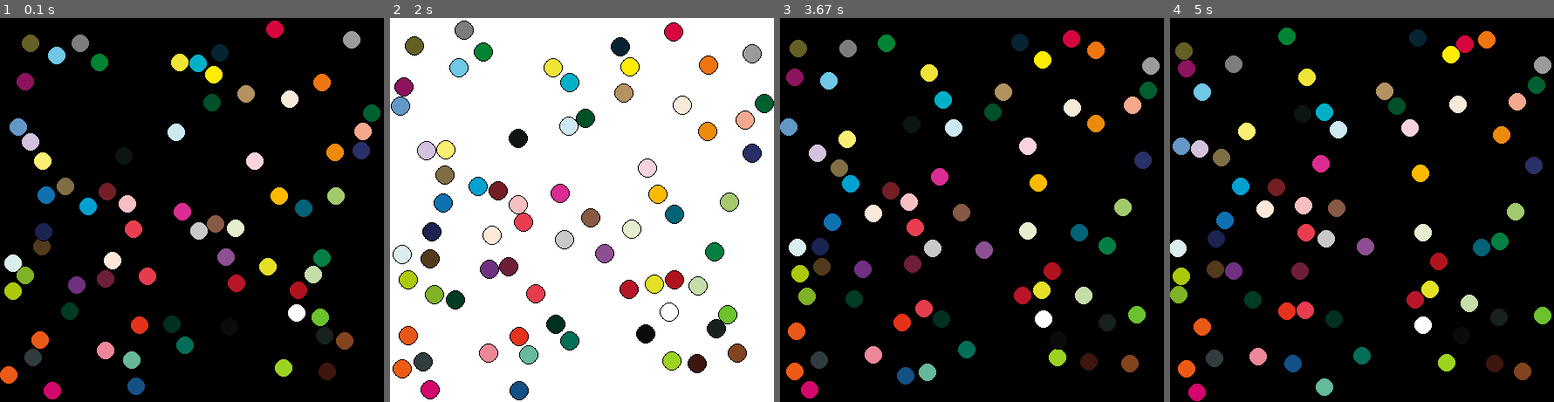
Above: before the commit, frames 1-4 (left to right).
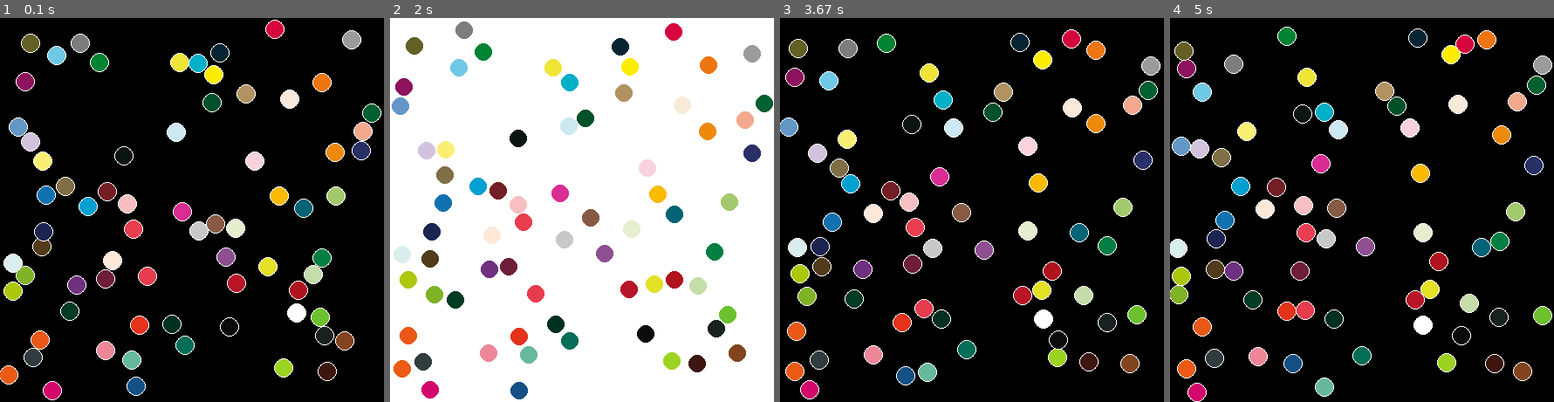
Above: after the commit, the same moments.

Repository: HaylockGrant/python_color_sort
Game: pygame game, started from boidtoy.py
Same seed, same stepped clock (60 frames per second), same inputs: the game is played once before the commit and once after it.
Inputs:
- Up to frame 1 (0.1 s): no input
- Up to frame 2 (2 s): tap Space at 0.33, 0.73, 1.03, 1.23, 1.57, 1.97 s; hold Up 0.67-1.13 s; hold Down 1.17-1.47 s; hold Up 1.5-1.87 s; hold Down from 1.9 s (still down)
- Up to frame 3 (3.67 s): release Down at 2.27 s; hold Up 2.3-2.6 s; tap Space at 2.37, 2.7, 3.03, 3.43 s; hold Down 2.63-2.93 s; hold Up 2.97-3.33 s; hold Down from 3.37 s (still down)
- Up to frame 4 (5 s): release Down at 3.73 s; hold Up 3.77-4.07 s; tap Space at 3.83, 4.17, 4.5, 4.9 s; hold Down 4.1-4.4 s; hold Up 4.43-4.8 s; hold Down from 4.83 s (still down)

The runs differ from the first frame. In frame 1, 2.2% of the frame differs, in the area x 0-100%, y 0-100%; in frame 2, 2.2%; in frame 3, 2.2%; in frame 4, 2.2%.

Commit message:
adjusted invert background feature

Diff:
--- a/boidtoy.py
+++ b/boidtoy.py
@@ -54,6 +54,8 @@
 #main loop
 running = True
 screenfillColor = (0, 0, 0)
+invert = False
+spaceDown = False
 while running:
     #input loop
     for event in pygame.event.get():
@@ -70,7 +72,9 @@
                 #if keyboard space down, draw white
                 if event.key == pygame.K_SPACE:
                     screenfillColor = (255, 255, 255)
-
+                    if(not spaceDown):
+                        invert = not invert
+                    spaceDown = True
                 if event.key == pygame.K_UP:
                     for boy in boids:
                         boy.speedUp(0.1)
@@ -81,6 +85,7 @@
             case pygame.KEYUP:
                 if event.key == pygame.K_SPACE:
                     screenfillColor = (0, 0, 0)
+                    spaceDown = False
     #check if game loop has been exited
     if not running:
         break
@@ -105,6 +110,6 @@
     #draw loop
     screen.fill(screenfillColor)
     for boy in boids:
-        boy.draw(screen)
+        boy.draw(screen, invert)
     pygame.display.update()
     clock.tick(30)
--- a/coloredBoid.py
+++ b/coloredBoid.py
@@ -61,8 +61,9 @@
         return 1 - (distance/(self.radius + boid.radius))
 
     #draw the boid to the screen
-    def draw(self, screen):
-        pygame.draw.circle(screen, hextorgb("000000"), (self.x, self.y), self.radius+1)
+    def draw(self, screen, invert = False):
+        if(not invert):pygame.draw.circle(screen, hextorgb("ffffff"), (self.x, self.y), self.radius+1)
+        else : pygame.draw.circle(screen, hextorgb("000000"), (self.x, self.y), self.radius+1)
         pygame.draw.circle(screen, hextorgb(self.color), (self.x, self.y), self.radius)
 
     def calculateColorDifferance(self, boid):
